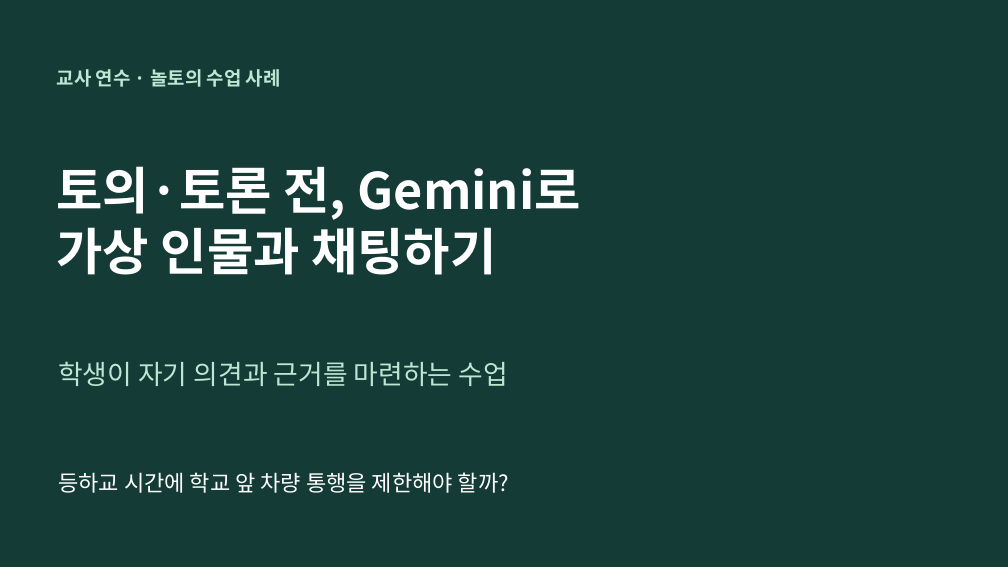
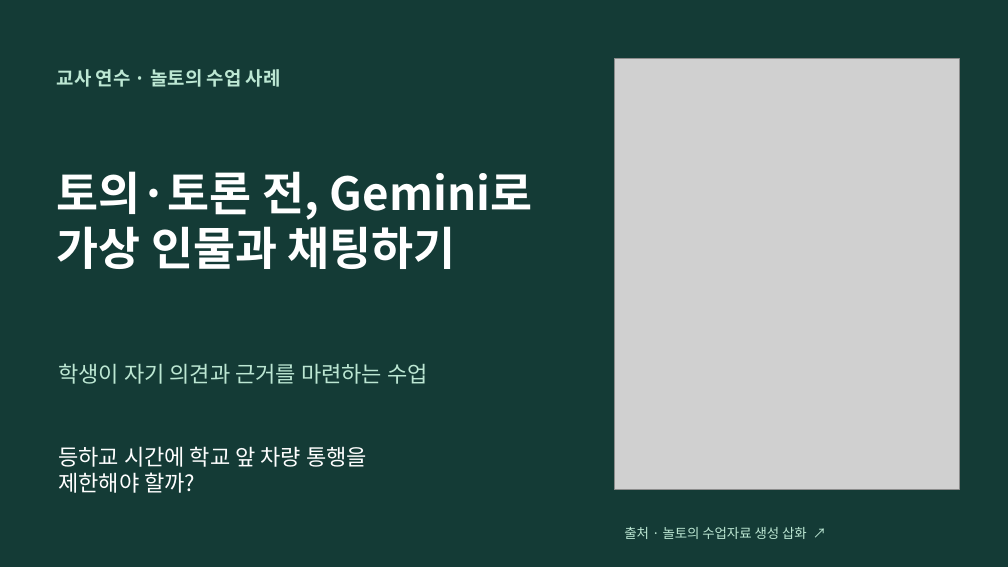
Before and after one commit to LUCKYBRIDGE/gemini-discussion, a slide deck: slide 1 of output/gemini-discussion.pptx. Drawn at 1008x567 pixels with LibreOffice and Linux fonts; fonts in the diff are those of the drawing; grey boxes stand for pictures. Boxes give left, top, right and bottom in pixels: in the first picture for what was removed or moved away, otherwise in the second. Text is boxed around its words. In the diff, an @@ line names an element or a change of style, - is before the commit and + after.

```diff
--- a/output/gemini-discussion.pptx
+++ b/output/gemini-discussion.pptx
@@ picture added at [614,58,959,489] @@
@@ text "토의·토론 전, Gemini로" at [57,171,533,269]: size 48 to 43.5 pt @@
@@ text "학생이 자기 의견과 근거를 마련하는 ..." at [58,363,428,384]: size 25.5 to 21 pt @@
@@ text at [58,446,367,493]: text changed @@
-등하교 시간에 학교 앞 차량 통행을 제한해야 할까?
+등하교 시간에 학교 앞 차량 통행을
+제한해야 할까?
@@ text added at [624,527,807,539], 12.8 pt, text #BCE7D3 @@
+출처 · 놀토의 수업자료 생성 삽화 ↗
```
Also in this commit, not shown: 4 slides added, 1 other file.
